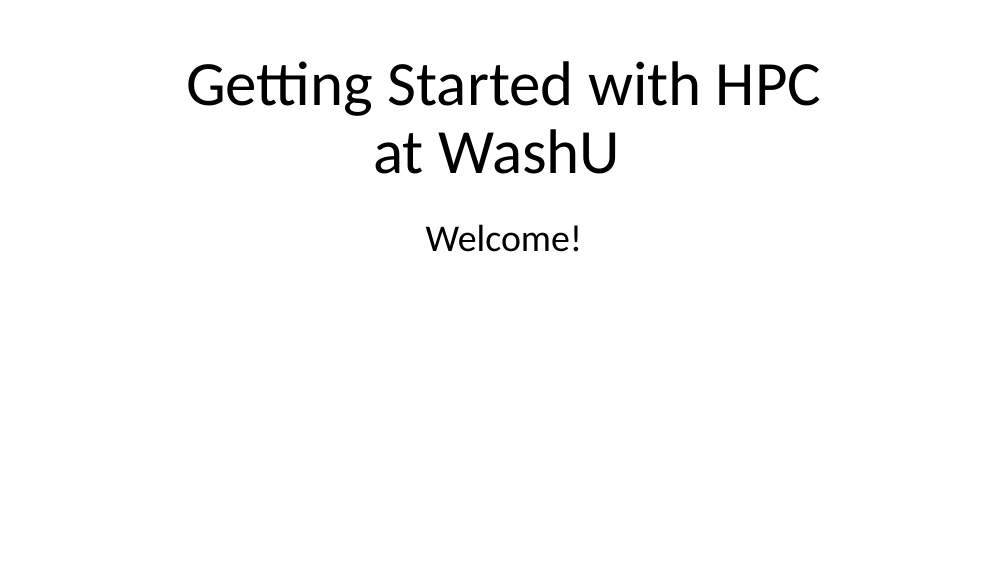
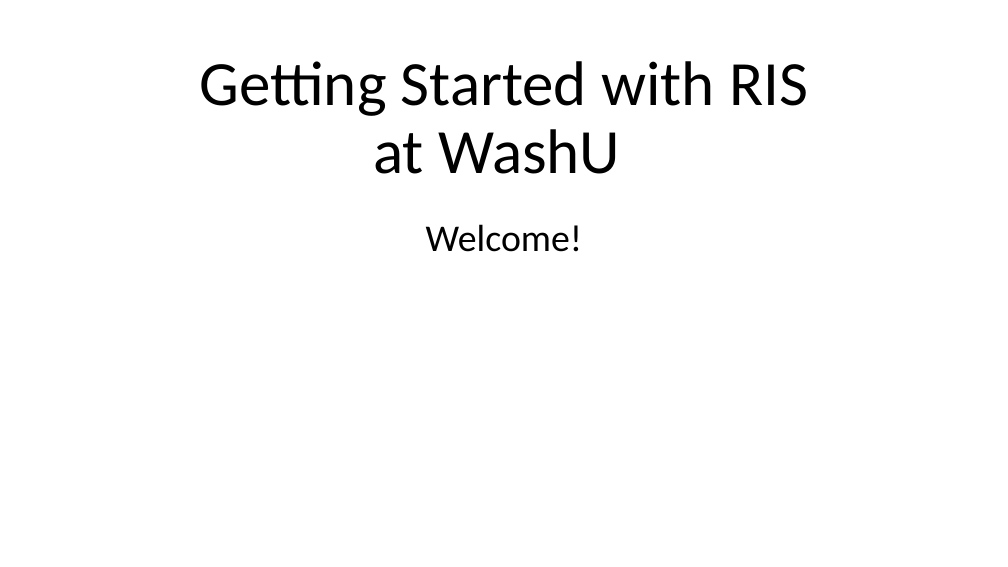
Before and after one commit to GregePorter/RIS-quickstart, a slide deck: slide 1 of slides/single-day-ris-workshop.pptx. Drawn at 1008x567 pixels with LibreOffice and Linux fonts; fonts in the diff are those of the drawing. Boxes give left, top, right and bottom in pixels: in the first picture for what was removed or moved away, otherwise in the second. Text is boxed around its words. In the diff, an @@ line names an element or a change of style, - is before the commit and + after.

```diff
--- a/slides/single-day-ris-workshop.pptx
+++ b/slides/single-day-ris-workshop.pptx
@@ title at (199, 61, 808, 174): text changed @@
-Getting Started with HPC
-at WashU
+Getting Started with RIS
+at WashU
```
Also in this commit, not shown: 5 other slides changed, 1 slide added.
